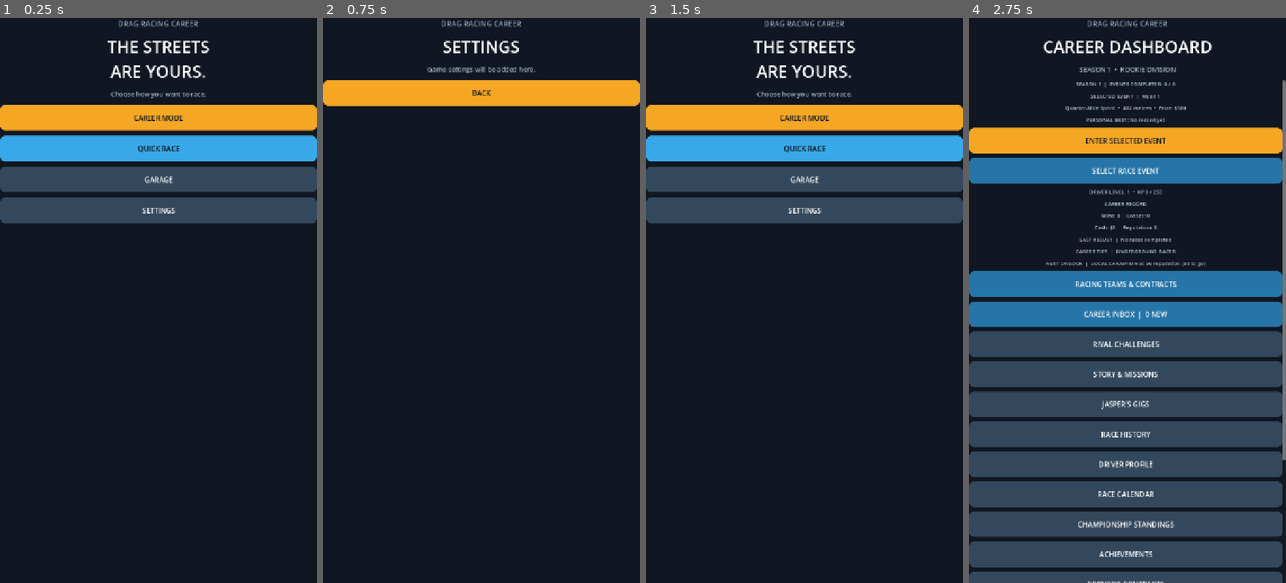
Above: before the commit, frames 1-4 (left to right).
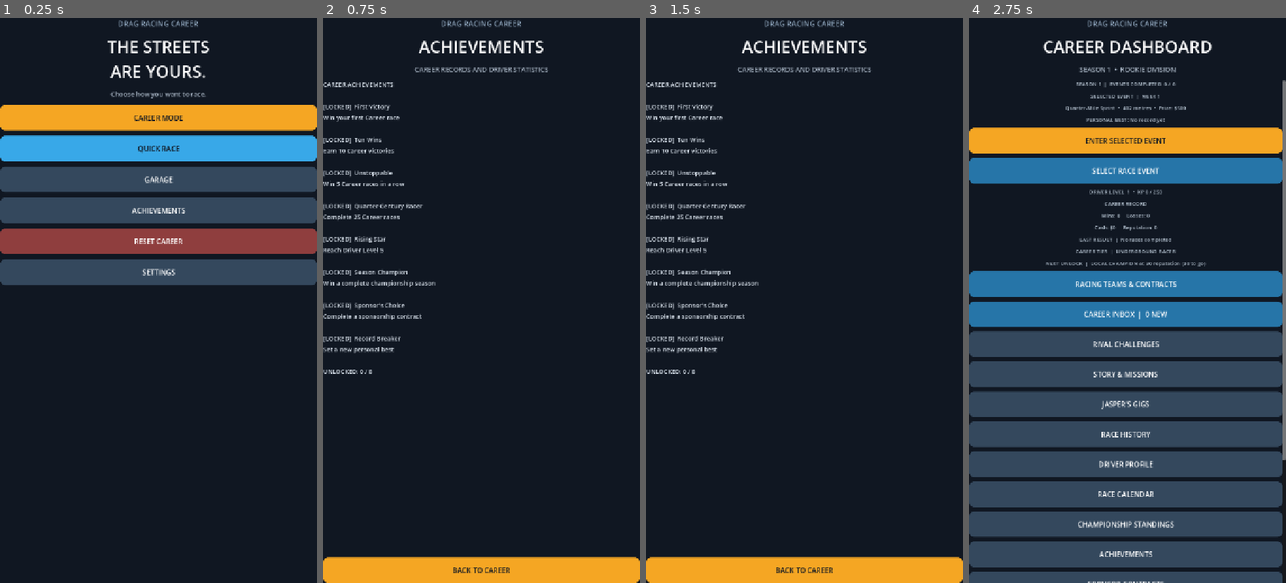
Above: after the commit, the same moments.

Repository: gleeshyyy/-Drag-Racing-Career
Game: Godot game, scene res://main.tscn
Two runs of this game, one before a commit and one after it. Both use one fixed random seed, a clock stepped at 60 frames per second and the inputs below.
Inputs (mouse positions are in pixels of both pictures, inside the frame that each line leads up to):
- Up to frame 1 (0.25 s): no input
- Up to frame 2 (0.75 s): click (481, 210) at 0.5 s, where only the run after the commit has a clickable "ACHIEVEMENTS"
- Up to frame 3 (1.5 s): click (804, 91) at 1.25 s, where only the run before the commit has a clickable "BACK"
- Up to frame 4 (2.75 s): click "CAREER MODE" (after the commit: "BACK TO CAREER") at 2 s

The runs differ from the first frame. In frame 1, 9.1% of the frame differs, in the area x 0-100%, y 33-48%; in frame 2, 12%; in frame 3, 25%, in the area x 0-100%, y 4-100%; in frame 4, nothing differs.

Commit message:
Add main menu achievements and career reset option

Diff:
--- a/main.gd
+++ b/main.gd
@@ -285,6 +285,14 @@
 		_show_garage()
 	)
 	menu_panel.add_child(garage_button)
+	var achievements_menu_button := _make_button("ACHIEVEMENTS", Color("#34485d"))
+	achievements_menu_button.add_theme_color_override("font_color", Color.WHITE)
+	achievements_menu_button.pressed.connect(_show_achievements)
+	menu_panel.add_child(achievements_menu_button)
+	var reset_menu_button := _make_button("RESET CAREER", Color("#8f3e3e"))
+	reset_menu_button.add_theme_color_override("font_color", Color.WHITE)
+	reset_menu_button.pressed.connect(_show_reset_career_confirmation)
+	menu_panel.add_child(reset_menu_button)
 	var settings_button := _make_button("SETTINGS", Color("#34485d"))
 	settings_button.add_theme_color_override("font_color", Color.WHITE)
 	settings_button.pressed.connect(func(): _show_info_page("SETTINGS", "Game settings will be added here."))
@@ -394,6 +402,38 @@
 	menu_panel.show()
 	title_label.text = "THE STREETS\nARE YOURS."
 	status_label.text = "Choose how you want to race."
+
+func _show_reset_career_confirmation() -> void:
+	menu_panel.hide()
+	race_panel.hide()
+	section_panel.show()
+	title_label.text = "RESET CAREER"
+	status_label.text = "PERMANENT CAREER DATA RESET"
+	_clear_section()
+	_add_section_label("This will permanently erase your current career, including:")
+	_add_section_label("• Race results, money, reputation and driver level")
+	_add_section_label("• Cars, upgrades, records and achievements")
+	_add_section_label("• Story progress, contracts and championship standings")
+	_add_section_label("")
+	_add_section_label("Quick Race and game settings are not part of the career save.")
+	var confirm_button := _make_button("DELETE CAREER AND START OVER", Color("#a83d3d"))
+	confirm_button.add_theme_color_override("font_color", Color.WHITE)
+	confirm_button.pressed.connect(_reset_career_and_restart)
+	section_panel.add_child(confirm_button)
+	var cancel_button := _make_button("CANCEL  |  BACK TO MAIN MENU", Color("#34485d"))
+	cancel_button.add_theme_color_override("font_color", Color.WHITE)
+	cancel_button.pressed.connect(_show_menu)
+	section_panel.add_child(cancel_button)
+
+func _reset_career_and_restart() -> void:
+	var save_path := ProjectSettings.globalize_path("user://career_save.cfg")
+	if FileAccess.file_exists("user://career_save.cfg"):
+		var error := DirAccess.remove_absolute(save_path)
+		if error != OK:
+			status_label.text = "RESET FAILED — SAVE FILE COULD NOT BE DELETED"
+			_add_section_label("Your existing career has not been reset. Check available device storage and try again.")
+			return
+	get_tree().reload_current_scene()
 
 func _show_career_dashboard() -> void:
 	menu_panel.hide()
